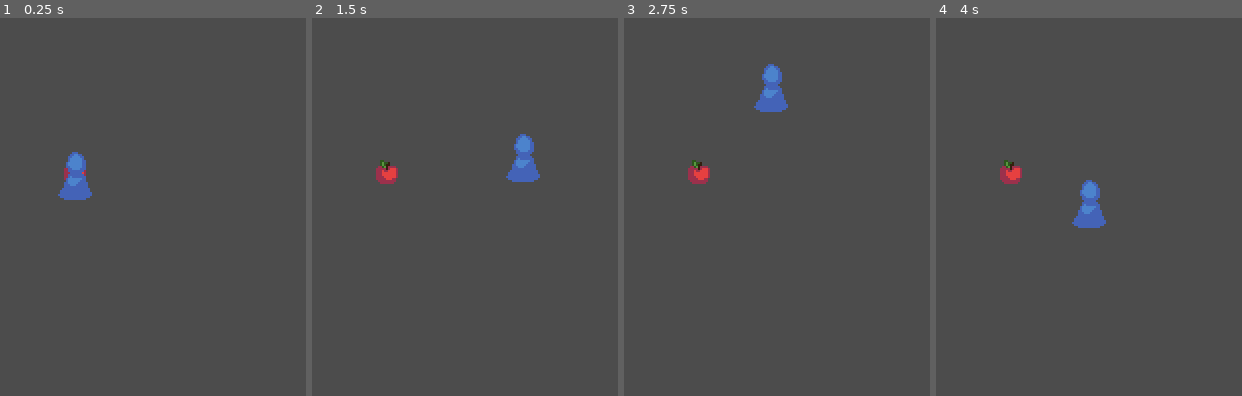
Above: before the commit, frames 1-4 (left to right).
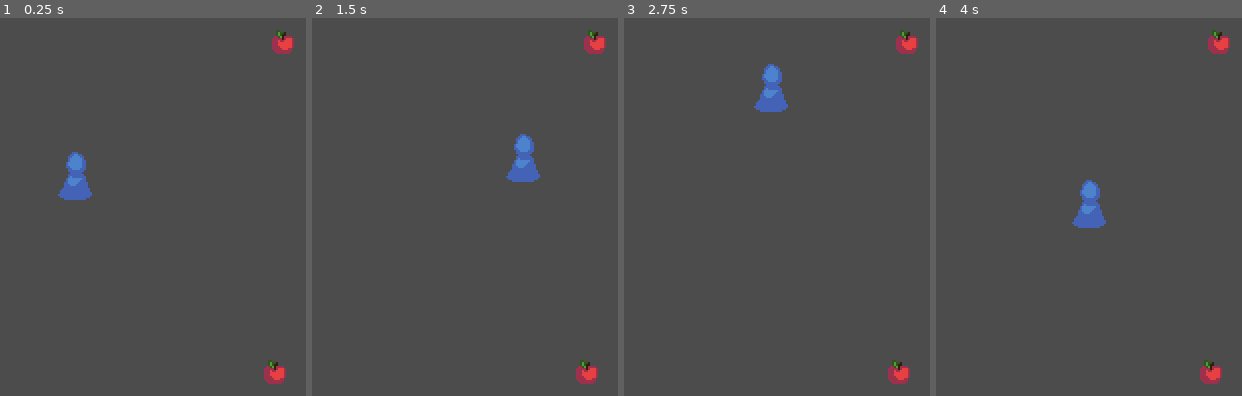
Above: after the commit, the same moments.

Repository: Branchlet-ANS/ldjam48
Game: Godot game, scene res://Main.tscn
The game is run twice, just before and just after one commit, with the same random seed, the same clock (stepped at 60 frames per second) and the same inputs.
Inputs (mouse positions are in pixels of both pictures, inside the frame that each line leads up to):
- Up to frame 1 (0.25 s): no input
- Up to frame 2 (1.5 s): tap Enter at 0.5 s; move the mouse to (outside the picture) at 0.52 s; click (outside the picture) at 0.67 s; move the mouse to (outside the picture) at 1.27 s; click (outside the picture) at 1.42 s
- Up to frame 3 (2.75 s): move the mouse to (outside the picture) at 2.02 s; click (outside the picture) at 2.17 s
- Up to frame 4 (4 s): move the mouse to (948, 316) at 2.77 s; click (948, 316) at 2.92 s; move the mouse to (outside the picture) at 3.52 s; click (outside the picture) at 3.67 s

The runs differ from the first frame. In frame 1, 0.8% of the frame differs, in the area x 20-97%, y 3-97%; in frame 2, 1.1%; in frame 3, 1.1%; in frame 4, 1.1%.

Commit message:
Pick up item (broken)

Diff:
--- a/godot/Character.gd
+++ b/godot/Character.gd
@@ -2,9 +2,11 @@
 
 class_name Character
 
-var inventory : Inventory;
-var state : int;
-var velocity : Vector2 = Vector2(0, 0);
+onready var scene_item = preload("res://Item.gd")
+
+var inventory : Inventory
+var state : int
+var velocity : Vector2 = Vector2(0, 0)
 var target : Vector2 = Vector2(0, 0)
 var speed : float = 100
 
@@ -18,10 +20,18 @@
 
 	inventory.remove("Apple", 2)
 
-	print(inventory.to_string())
+	print(inventory._to_string())
 
 func _physics_process(delta):
 	velocity = transform.origin.direction_to(target) * speed
 	velocity = move_and_slide(velocity)
 	if transform.origin.distance_to(target) < speed * delta:
 		target = transform.origin
+
+func _on_Area2D_body_entered(body):
+	print("a")
+	print(body.get_filename())
+	if body.get_filename() == "res://Item.tscn":
+		print("b")
+		inventory.add(body)
+		body.queue_free()
--- a/godot/Character.tscn
+++ b/godot/Character.tscn
@@ -13,6 +13,9 @@
 
 [sub_resource type="RectangleShape2D" id=2]
 
+[sub_resource type="RectangleShape2D" id=3]
+extents = Vector2( 20, 20 )
+
 [node name="Character" type="KinematicBody2D"]
 script = ExtResource( 1 )
 
@@ -21,3 +24,10 @@
 
 [node name="CollisionShape2D" type="CollisionShape2D" parent="."]
 shape = SubResource( 2 )
+
+[node name="Area2D" type="Area2D" parent="."]
+
+[node name="CollisionShape2D" type="CollisionShape2D" parent="Area2D"]
+shape = SubResource( 3 )
+
+[connection signal="body_entered" from="Area2D" to="." method="_on_Area2D_body_entered"]
--- a/godot/Inventory.gd
+++ b/godot/Inventory.gd
@@ -3,7 +3,7 @@
 
 var items : Array = []
 
-func add(item : Item) -> void:
+func add(item) -> void:
 	for i in items:
 		if i.get_id() == item.get_id():
 			var add = min(item.get_count(), i.get_count_max() - i.get_count())
@@ -24,8 +24,8 @@
 	assert(count == 0)
 	return Item.new(id, count)
 
-func to_string() -> String:
+func _to_string() -> String:
 	var string : String = "{Inventory["
 	for item in items:
-		string += item.to_string() + ", "
+		string += item._to_string() + ", "
 	return string.rstrip(", ") + "]}"
--- a/godot/Item.gd
+++ b/godot/Item.gd
@@ -29,5 +29,8 @@
 func remove(count : int) -> void:
 	set_count(get_count() - count)
 
-func to_string() -> String:
+func _to_string() -> String:
 	return "{" + str(get_count()) + " "+ str(get_id()) + "}"
+
+func get_class():
+	return "Item"
--- a/godot/Item.tscn
+++ b/godot/Item.tscn
@@ -1,8 +1,17 @@
-[gd_scene load_steps=2 format=2]
+[gd_scene load_steps=4 format=2]
 
 [ext_resource path="res://assets/items/apple.png" type="Texture" id=1]
+[ext_resource path="res://Item.gd" type="Script" id=2]
 
-[node name="Item" type="Node2D"]
+[sub_resource type="RectangleShape2D" id=1]
+
+[node name="Item" type="KinematicBody2D"]
+
+[node name="CollisionShape2D" type="CollisionShape2D" parent="."]
+shape = SubResource( 1 )
 
 [node name="Sprite" type="Sprite" parent="."]
 texture = ExtResource( 1 )
+
+[node name="Item" type="Node" parent="."]
+script = ExtResource( 2 )
--- a/godot/Main.gd
+++ b/godot/Main.gd
@@ -2,20 +2,22 @@
 
 class_name Main
 
+onready var scene_item = preload("res://Item.tscn")
+onready var script_item = preload("res://Item.gd")
 onready var scene_character = preload("res://Character.tscn")
 onready var god : God = $God
-
-const WIDTH = 640
-const HEIGHT = 360
-
 var characters : Array = []
 
 func _ready():
+	var item = scene_item.instance()
+	item.transform.origin = Vector2(100, 100)
+	add_child(item)
+
 	add_character()
 
 func add_character() -> Character:
 	var character = scene_character.instance()
 	characters.append(character)
 	add_child(character)
-	god.selected_characters.append(character)
+	god.selected_characters.append(character) # temp
 	return character
--- a/godot/Main.tscn
+++ b/godot/Main.tscn
@@ -10,7 +10,8 @@
 [node name="God" type="Node2D" parent="."]
 script = ExtResource( 1 )
 
-[node name="Item" parent="." instance=ExtResource( 2 )]
-
 [node name="Camera2D" type="Camera2D" parent="."]
 current = true
+
+[node name="Item" parent="." instance=ExtResource( 2 )]
+position = Vector2( 103.826, -65.1273 )
Not shown: 1 places in godot/Character.tscn that only renumber resources
